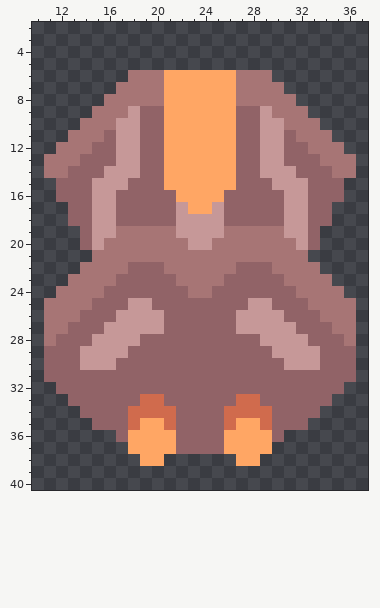
File history of a pixel-art sprite, sprites/units/attack/Ruin.png. The picture above is the old version.
The file is 48x48 pixels. Shown: x 10..37, y 2..40.
The result:
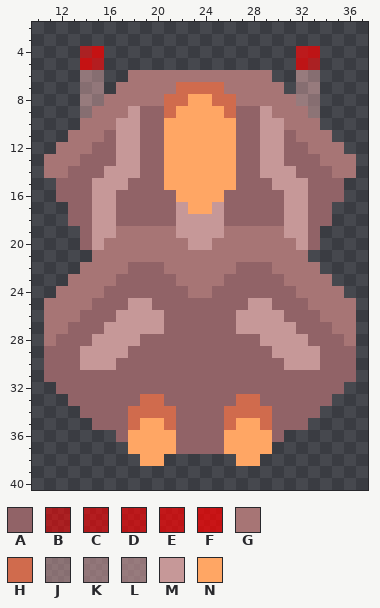
Palette (. is transparent): A #916367  B #ff00008b  C #ff000097  D #ff0000a2  E #ff0000ab  F #ff0000b4  G #a77575  H #d06b4d  J #c698988b  K #c6989897  L #c69898a2  M #c69898  N #ffa664
Difference:
Colour B now appears in row 4 at x 14; in row 5 at x 33.
Colour C now appears in row 5 at x 15.
Colour D now appears in row 4 at x 32.
Colour E now appears in row 4 at x 33; in row 5 at x 32.
Colour F now appears in row 4 at x 15; in row 5 at x 14.
The author changed colour N to colour G in row 6 at x 21 to 26; in row 7 at x 21 and 26.
The author changed colour N to colour H in row 7 at x 22 to 25; in row 8 at x 21 to 22 and 25 to 26; in row 9 at x 21 and 26.
Colour J now appears in row 6 at x 15 and 33; in row 7 at x 14 and 32; in row 8 at x 15 and 33; in row 9 at x 14 and 33.
Colour K now appears in row 6 at x 14; in row 7 at x 15.
Colour L now appears in row 6 at x 32; in row 7 at x 33; in row 8 at x 14 and 32.
Boxes around the changes in both pictures, in picture pixels (x1, y1, x2, y2):
added: (80, 46, 104, 118)
added: (296, 46, 320, 118)
changed: (164, 70, 236, 118)
